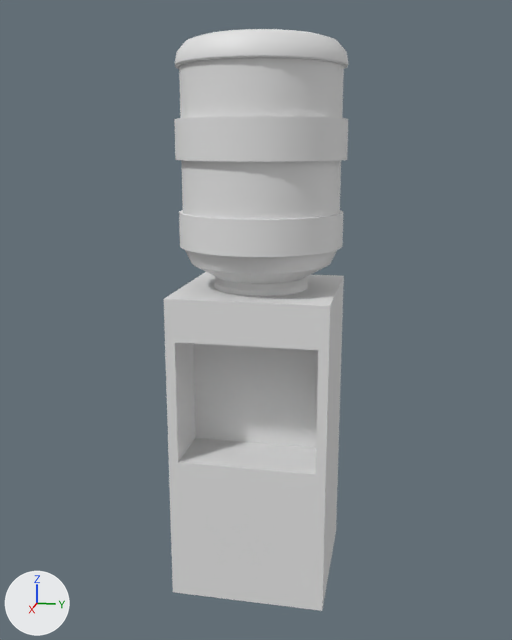
The Blender file OtherSaves/waterCooler.blend: old version first, new version second.
Before and after are seen from a camera (50 mm lens) standing at (8.98, 1.73, 3.79) and looking at (0.01, -0.06, 1.55). Lighting does not change. The marker at lower left points along +X, +Y and +Z.

The older version as bpy lines, for what is in view:
```python
me_cube = bpy.data.meshes.new('Cube')
me_cube.from_pydata(...)  # 24 vertices, 22 faces; spans x -1.0..1.0, y -1.0..1.0, z -1.0..1.0
me_cube.materials.append(mat_material)  # white #e7e7e7
me_cylinder = bpy.data.meshes.new('Cylinder')
me_cylinder.from_pydata(...)  # 672 vertices, 642 faces; spans x -1.07..1.07, y -1.07..1.07, z -1.11..1.94
me_cylinder.polygons.foreach_set('use_smooth', [True] * 642)
ob_cube = bpy.data.objects.new('Cube', me_cube)
ob_cube.location = (0.0, 0.0, 0.0)
ob_cube.scale = (1.0, 1.0, 2.0)
ob_cylinder = bpy.data.objects.new('Cylinder', me_cylinder)
ob_cylinder.location = (0.0, 0.0, 3.09)
```
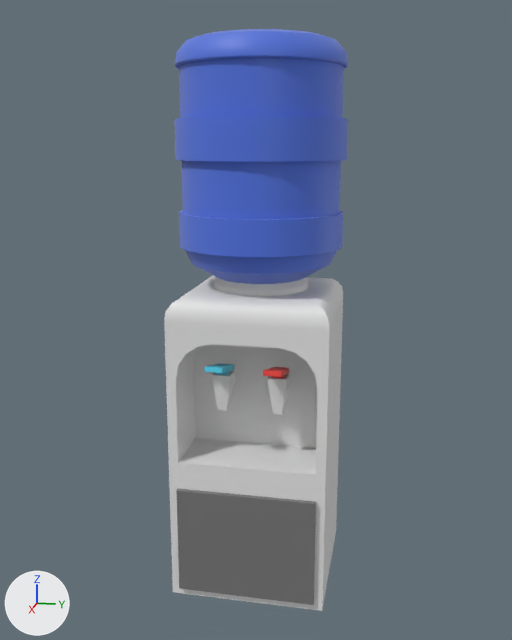
The change, as a diff of the scene's bpy script:
```diff
--- a/OtherSaves/waterCooler.blend.py
+++ b/OtherSaves/waterCooler.blend.py
@@ mat_material_001 @@
+mat_material_001 = principled_material('Material.001')
+mat_material_001.base_color = (0.0529, 0.147, 0.738)  # blue #416bdf
+mat_material_001.sheen_weight = 0.163
+mat_material_001.sheen_roughness = 0.76
@@ me_cube @@
 # used by ob_cube; location = (0.0, 0.0, 0.0); scale = (1.0, 1.0, 2.0)
-me_cube.from_pydata(...)  # 24 vertices, 22 faces; spans x -1.0..1.0, y -1.0..1.0, z -1.0..1.0
+me_cube.from_pydata(...)  # 66 vertices, 62 faces; spans x -1.0..1.06, y -1.0..1.0, z -2.0..2.0
+# me_cube part 1: the whole mesh is rebuilt
+# me_cube part 2: the surface is now shaded smooth
 me_cube.materials.append(mat_material)
+me_cube.materials.append(mat_material_004)  # grey #777777
@@ me_cylinder @@
-me_cylinder.from_pydata(...)  # 672 vertices, 642 faces; spans x -1.07..1.07, y -1.07..1.07, z -1.11..1.94
+me_cylinder.from_pydata(...)  # 736 vertices, 706 faces; spans x -1.07..1.07, y -1.07..1.07, z -1.11..1.94
+# me_cylinder part 3: 577 faces spanning x -1.07..1.07, y -1.07..1.07, z -0.95..1.94 switch from no material to mat_material_001 (blue #416bdf)
+me_cylinder.materials.append(mat_material)  # white #e7e7e7
@@ me_cube_005 @@
+me_cube_005.from_pydata([(-0.5, -0.5, -1.0), (-1.0, -1.0, 1.0), (-0.5, 0.5, -1.0), (-1.0, 1.0, 1.0), (0.5, -0.5, -1.0), (1.0, -1.0, 1.0), (0.5, 0.5, -1.0), (1.0, 1.0, 1.0)], [], [(0, 1, 3, 2), (2, 3, 7, 6), (6, 7, 5, 4), (4, 5, 1, 0), (2, 6, 4, 0), (7, 3, 1, 5)])
@@ ob_cube @@
 ob_cube.location = (0.0, 0.0, 0.0)
-ob_cube.scale = (1.0, 1.0, 2.0)
@@ ob_cube_007 @@
+ob_cube_007 = bpy.data.objects.new('Cube.007', me_cube_007)  # a box spanning x -1.0..1.0, y -1.0..1.0, z -1.0..1.0; in mat_material_003 (red #e73e36)
+ob_cube_007.location = (0.76, 0.34, 1.09)
+ob_cube_007.rotation_euler = (0.0, -0.241, 0.0)  # degrees (0, -14, 0)
+ob_cube_007.scale = (0.338, 0.108, 0.0309)
@@ ob_cube_006 @@
+ob_cube_006 = bpy.data.objects.new('Cube.006', me_cube_006)  # a box spanning x -0.632..0.586, y -0.609..0.609, z 0.785..1.398; in mat_material_003 (red #e73e36)
+ob_cube_006.location = (0.61, 0.34, 0.74)
+ob_cube_006.scale = (0.122, 0.122, 0.241)
@@ ob_cube_005 @@
+ob_cube_005 = bpy.data.objects.new('Cube.005', me_cube_005)
+ob_cube_005.location = (0.61, 0.34, 0.74)
+ob_cube_005.scale = (0.122, 0.122, 0.241)
@@ ob_cube_004 @@
+ob_cube_004 = bpy.data.objects.new('Cube.004', me_cube_004)  # a box spanning x -1.0..1.0, y -1.0..1.0, z -1.0..1.0; in mat_material_002 (cyan #4dcae7)
+ob_cube_004.location = (0.76, -0.37, 1.09)
+ob_cube_004.rotation_euler = (0.0, -0.241, 0.0)  # degrees (0, -14, 0)
+ob_cube_004.scale = (0.338, 0.108, 0.0309)
@@ ob_cube_003 @@
+ob_cube_003 = bpy.data.objects.new('Cube.003', me_cube_003)  # a box spanning x -0.632..0.586, y -0.609..0.609, z 0.785..1.398; in mat_material_002 (cyan #4dcae7)
+ob_cube_003.location = (0.61, -0.37, 0.74)
+ob_cube_003.scale = (0.122, 0.122, 0.241)
@@ ob_cube_002 @@
+ob_cube_002 = bpy.data.objects.new('Cube.002', me_cube_005.copy())
+ob_cube_002.location = (0.61, -0.37, 0.74)
+ob_cube_002.scale = (0.122, 0.122, 0.241)
```

Where the change shows, as pixel boxes (x1, y1, x2, y2) in the pictures (512 x 640 px):
'Cube', reshaped, rescaled: before (164, 272, 344, 611); after (164, 275, 343, 611)
'Cube.002', added: after (211, 370, 234, 410)
'Cube.005', added: after (267, 374, 290, 414)
'Cube.004', added: after (204, 364, 234, 373)
'Cube.007', added: after (263, 367, 289, 377)
'Cube.003', added: after (216, 363, 230, 375)
'Cube.006', added: after (272, 367, 285, 378)
part 1 of me_cube, built on: before (164, 272, 344, 611); after (164, 275, 343, 611)
part 3 of me_cylinder, recoloured (grey to blue): (174, 29, 348, 284) in both
